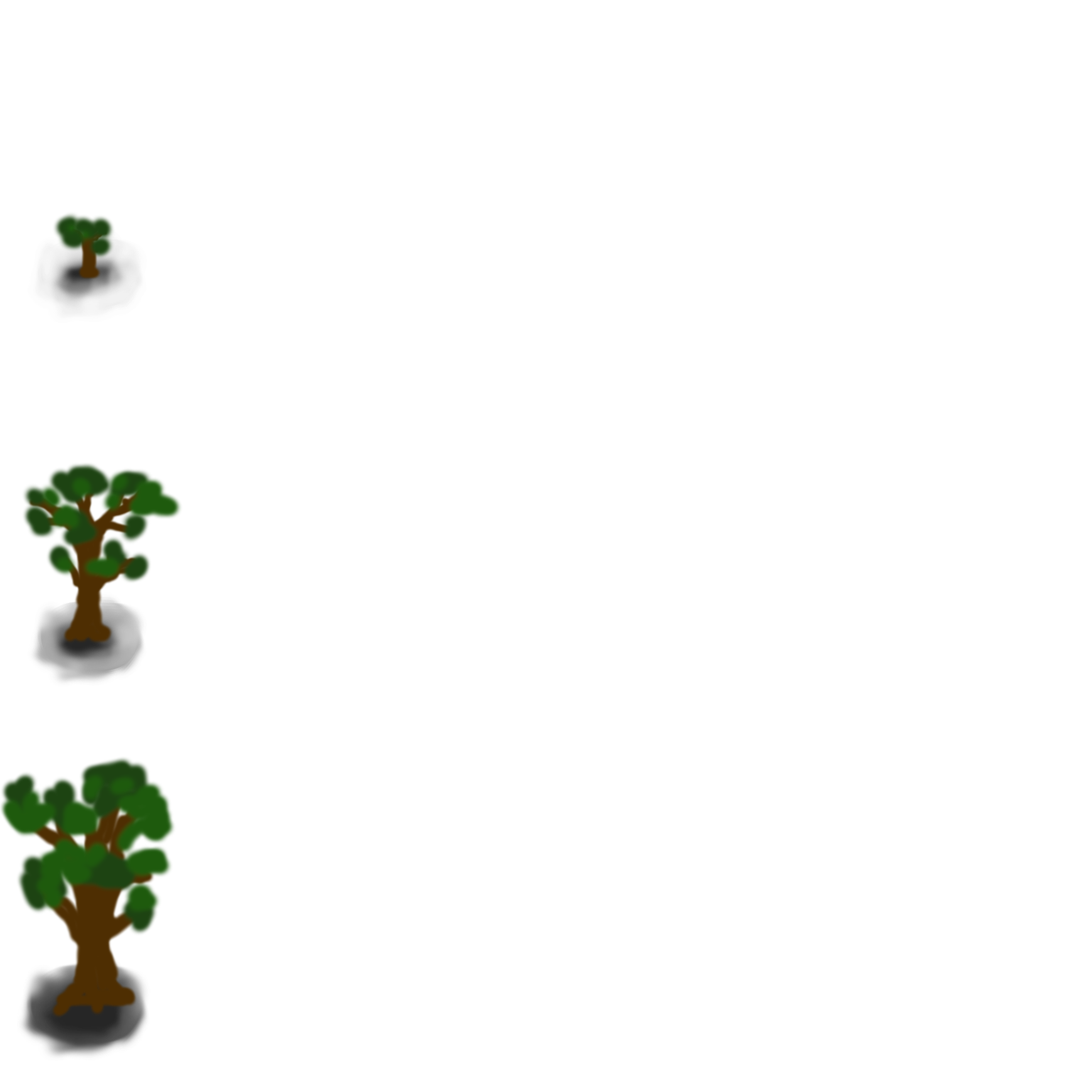
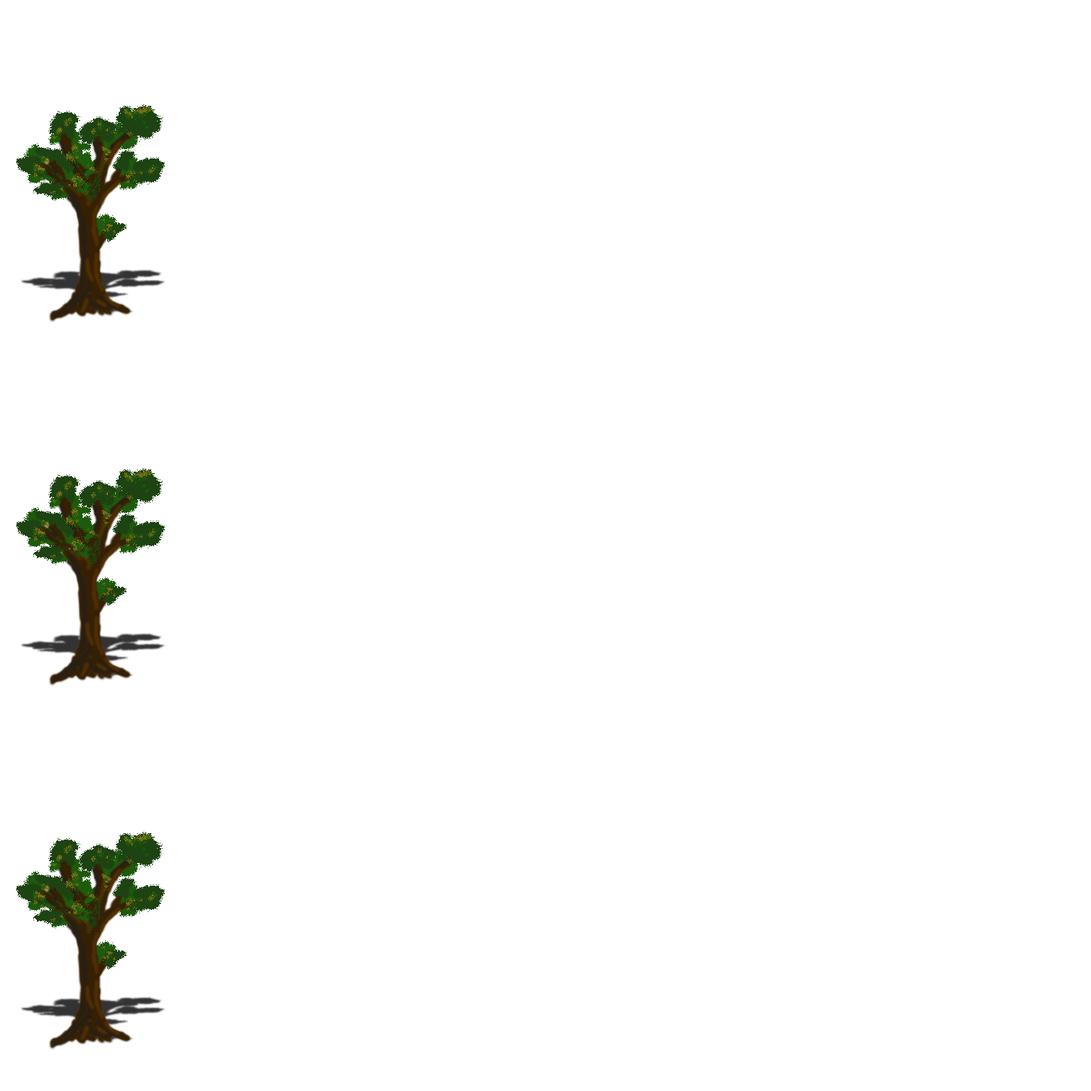
Two versions of the same layered image (1091 x 1091). Layer-by-layer changes:
hid "Setzling" over [0, 211, 183, 1020]
hid "Schatten" over [27, 228, 148, 324]
hid "Schatten-Kopie #1" over [27, 591, 148, 688]
added layer "broadleaf.png-Kopie #1" above "broadleaf.png-Kopie" over [16, 832, 175, 1051]
added layer "broadleaf.png-Kopie" above "broadleaf.png" over [16, 468, 178, 688]
added layer "broadleaf.png" above "Schatten-Kopie" over [16, 104, 166, 324]
hid "Schatten-Kopie" over [17, 953, 151, 1061]
